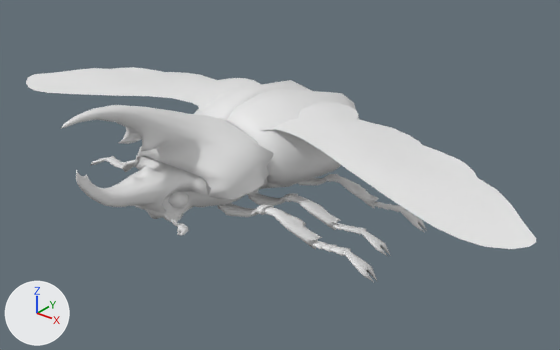
An edit to the Blender file Beetle1.blend, drawn before and after from the same camera.
The view is the same before and after, from a 50 mm lens placed at (5.42, -6.16, 4.31), pointed at (0.58, -0.11, 0.56). Arrows for +X, +Y and +Z are at lower left; the lights stay in place. The older version comes first. Materials are left out; every surface is plain grey.

In view in the first picture: 'Base', 'Head_Spear', 'Horn_Spear', 'Legs', 'Shell_Solid', 'Wing.L', 'Wing.R'.
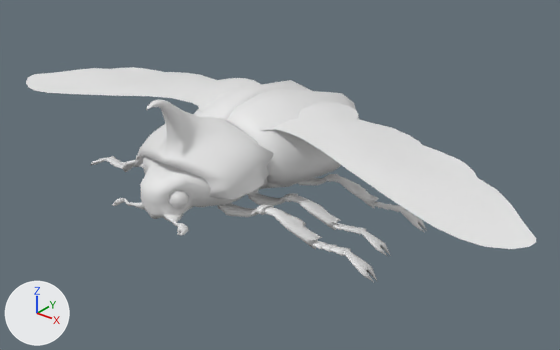
What differs and where, as boxes (x1, y1, x2, y2) in the pictures (560 x 350 px):
'Horn_Spear', hidden: before (60, 105, 274, 200)
'Horn_Single', shown: after (134, 99, 274, 200)
'Head_Spear', hidden: before (76, 157, 207, 212)

Patch to the scene script:
```diff
--- a/Beetle1.blend.py
+++ b/Beetle1.blend.py
@@ ob_horn_single @@
 ob_horn_single.location = (0.0, 0.0, 0.0)
-ob_horn_single.hide_set(True)
@@ ob_horn_spear @@
 ob_horn_spear.location = (0.0, 0.0, 0.0)
+ob_horn_spear.hide_set(True)
@@ ob_head_spear @@
 ob_head_spear.location = (0.0, 0.0, 0.0)
+ob_head_spear.hide_set(True)
```
